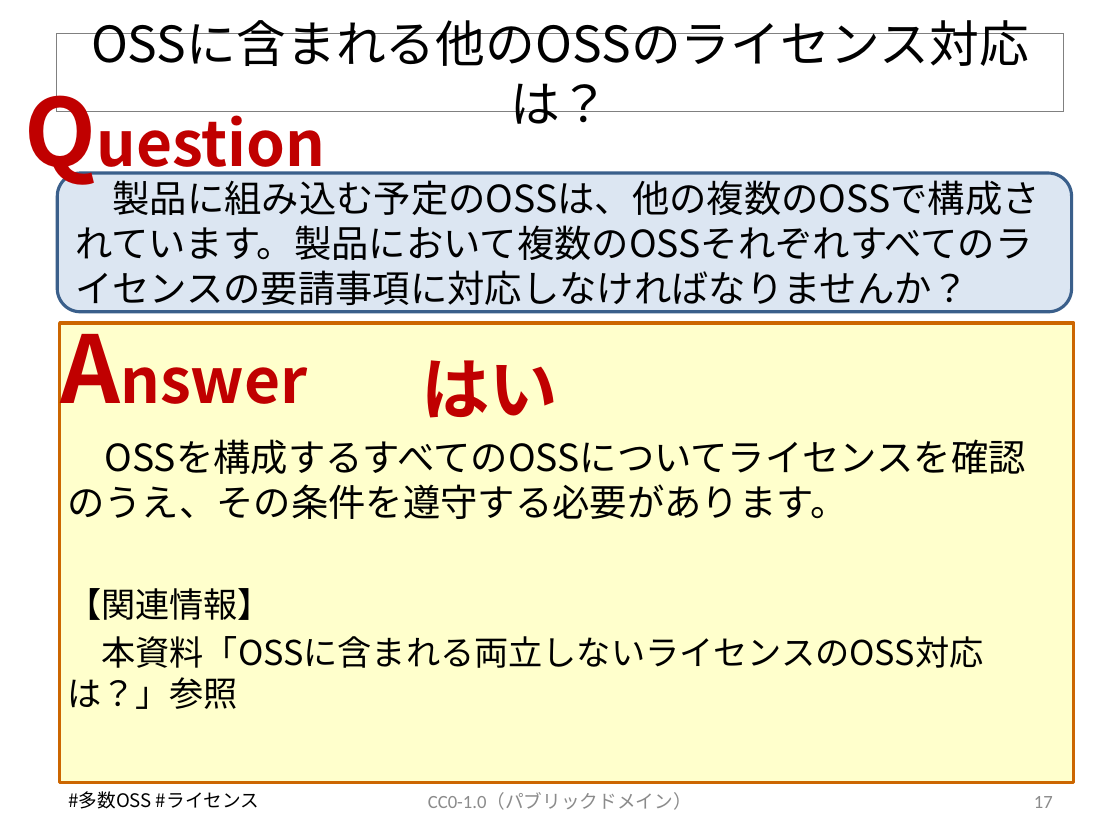
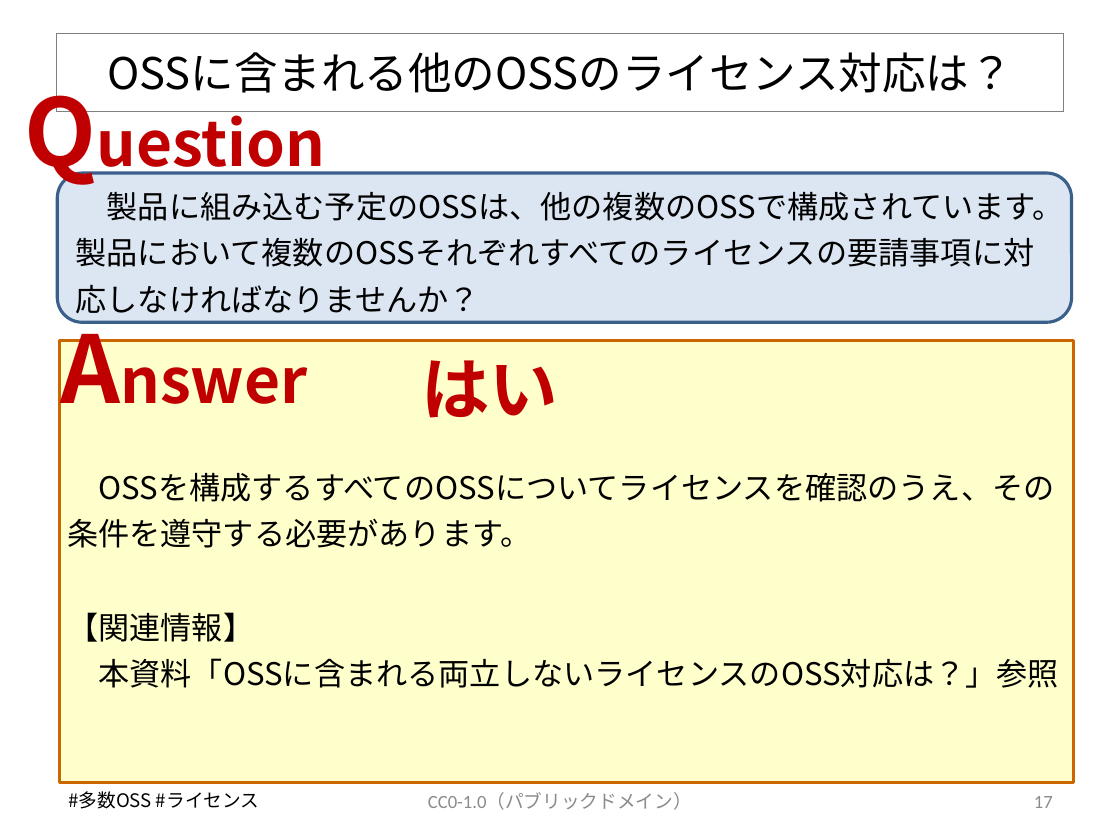
Before and after one commit to OpenChain-Project/OpenChain-JWG, a slide deck: slide 17 of Education_Material/FAQ/OSSライセンス関連でよくある誤解_CC0.pptx. Drawn at 1120x840 pixels with LibreOffice and Linux fonts; fonts in the diff are those of the drawing. Boxes give left, top, right and bottom in pixels: in the first picture for what was removed or moved away, otherwise in the second. Text is boxed around its words. In the diff, an @@ line names an element or a change of style, - is before the commit and + after.

```diff
--- a/Education_Material/FAQ/OSSライセンス関連でよくある誤解_CC0.pptx
+++ b/Education_Material/FAQ/OSSライセンス関連でよくある誤解_CC0.pptx
@@ title "OSSに含まれる他のOSSのライセンス対応は？" at [56,34,1064,112]: size 32 to 28 pt @@
@@ rounded rectangle "製品に組み込む予定のOSSは、他の複数のOSSで構成されています。製品において複数のOSSそれぞれすべてのライセンスの要 ...": place and size @@
-rounded rectangle "製品に組み込む予定のOSSは、他の複数のOSSで構成されています。製品において複数のOSSそれぞれすべてのライセンスの要 ..." at [57,174,1072,312]
+rounded rectangle "製品に組み込む予定のOSSは、他の複数のOSSで構成されています。製品において複数のOSSそれぞれすべてのライセンスの要 ..." at [57,174,1072,323]
@@ rounded rectangle "製品に組み込む予定のOSSは、他の複数のOSSで構成されています。製品において複数のOSSそれぞれすべてのライセンスの要 ..." at [57,174,1072,323]: size 24 to 20 pt; line spacing 1 to 30pt @@
@@ rectangle: place and size @@
-rectangle at [59,323,1074,782]
+rectangle at [59,340,1074,782]
@@ text "OSSを構成するすべてのOSSについてライセンスを確認のうえ、その条件を遵守する必要があります。": place and size @@
-text "OSSを構成するすべてのOSSについてライセンスを確認のうえ、その条件を遵守する必要があります。" at [67,484,983,709]
+text "OSSを構成するすべてのOSSについてライセンスを確認のうえ、その条件を遵守する必要があります。" at [67,473,1059,688]
@@ text "OSSを構成するすべてのOSSについてライセンスを確認のうえ、その条件を遵守する必要があります。" at [67,473,1059,688]: size 24 to 20 pt in "OSSを構成するすべてのOSSについてライセンスを確認のうえ、その条件を遵守する必要があります。"; size 22 to 20 pt in "【関連情報】", "本資料「OSSに含まれる両立しないライセンスのOSS対応は？」参照"; line spacing 1 to 30pt; less space between paragraphs @@
```
Also in this commit, not shown: 37 other slides changed.
